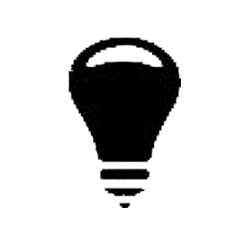
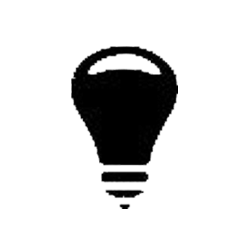
Revision of a layered 250x250 image; what changed, layer by layer:
painted on "Capa 1" over [68, 37, 181, 209]
